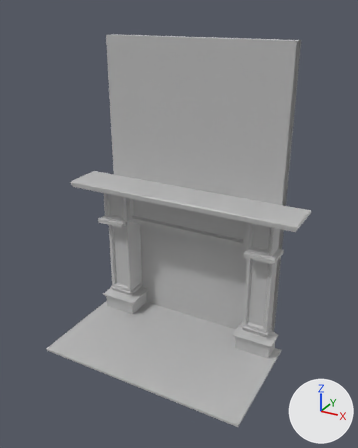
The FBX model Gustav/Modular/ST_Fireplace_Full_01.fbx, before and after one commit.
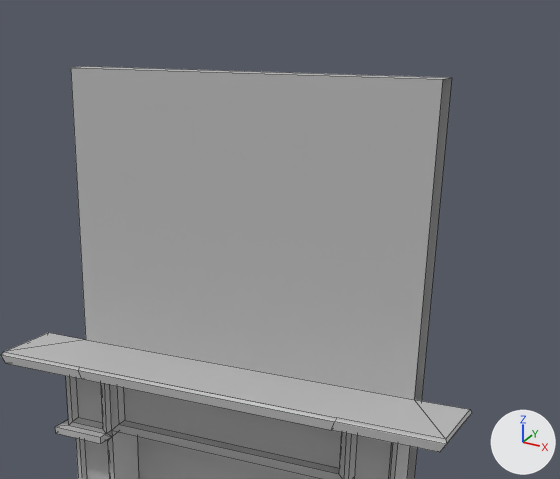
Each version appears first whole from a camera (50 mm lens) standing at (2.47, -3.32, 2.6) and looking at (0.86, -0.4, 1.14), and next in a close-up on the part from 19% to 100% of the width and 0% to 55% of the height. The axes (+X, +Y, +Z) are drawn at lower right. The lights are the same throughout. The close-ups show mesh edges as thin lines. Where no turn or scale is listed for an object, it has been applied to the vertices. Vertices at the same position are counted once.

Names of what the first close-up shows: 'ST_Fireplace_Full_01'.
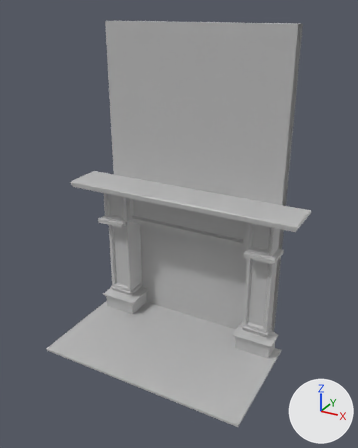
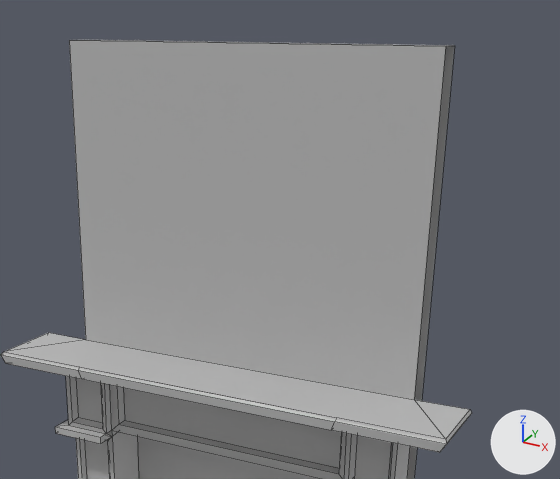
Scene script edits in JSON lines:
```json
{"block": "me_mesh", "where": "me_mesh.from_pydata(...)  # 192 vertices, 163 faces; spans x -0.22..1.72, y -1.02..0.0, z 0.0..2.4"}
{"block": "me_mesh", "where": "# used by ob_st_fireplace_full_01; location = (0.0, 0.1, 0.0)"}
{"block": "me_mesh", "where": "# before: 0 (0.0, -0.1, 2.4) at pixel (70, 67), 1 (0.0, 0.0, 2.4) at pixel (85, 66), 97 (1.5, -0.1, 2.4) at pixel (442, 79), 98 (1.5, 0.0, 2.4) at pixel (451, 77)"}
{"block": "me_mesh", "change": "me_mesh part 1"}
{"op": "add", "block": "me_mesh", "code": "for i in [0, 1, 97, 98]: me_mesh.vertices[i].co += Vector((0.0, 0.0, 0.1))"}
```

What differs and where, as boxes (x1, y1, x2, y2) in the close-ups (560 x 479 px; the box of a moved part takes in the faces that stretch with it):
```json
{"object": "ST_Fireplace_Full_01", "change": "reshaped", "before": [1, 66, 472, 479], "after": [1, 40, 472, 479]}
{"part": 1, "of": "me_mesh", "change": "moved or reshaped", "before": [71, 66, 451, 401], "after": [69, 40, 455, 401]}
```
